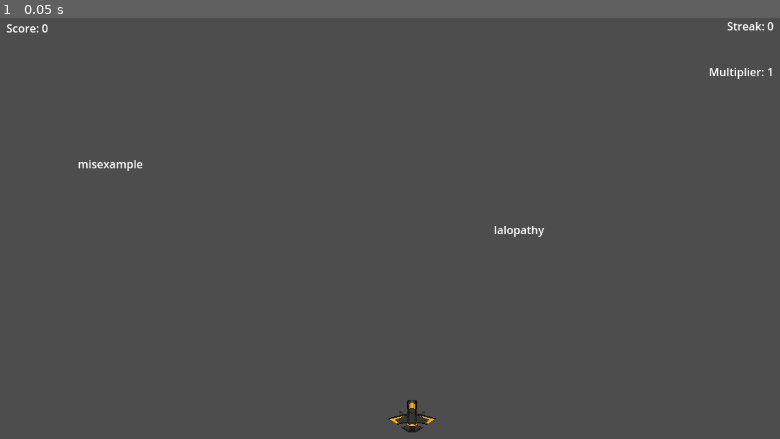
Above: before the commit, frame 1.
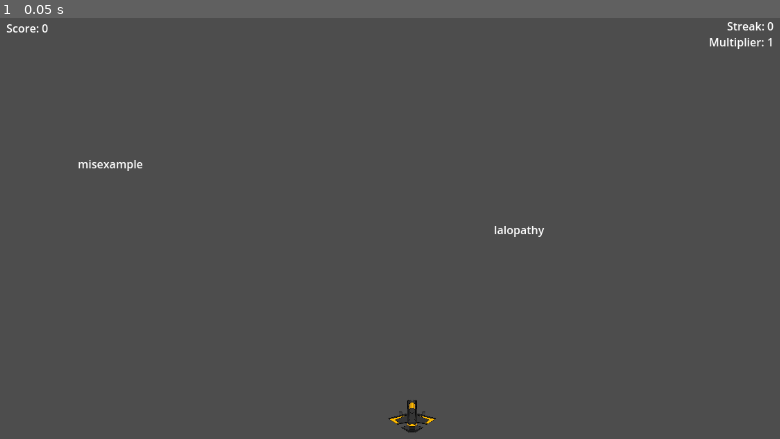
Above: after the commit, the same moment.

Repository: emilabraham/SimpleType
Game: Godot game, scene res://main.tscn
The game is run twice, just before and just after one commit, with the same random seed, the same clock (stepped at 60 frames per second) and the same inputs. The engine's default icon, where the game draws it, is replaced by a stand-in: a white triangle on a blue panel in a dark square.
Inputs:
- Up to frame 1 (0.05 s): no input

The runs differ from the first frame. In frame 1, 0.2% of the frame differs, in the area x 91-99%, y 4-15%.

Commit message:
move multiplier

Diff:
--- a/hud.tscn
+++ b/hud.tscn
@@ -25,17 +25,17 @@
 
 [node name="Multiplier" type="Label" parent="."]
 offset_left = 1112.0
-offset_top = 66.0
+offset_top = 23.0
 offset_right = 1152.0
-offset_bottom = 92.0
+offset_bottom = 49.0
 text = "0"
 script = ExtResource("3_i0b4k")
 
 [node name="MultiplierLabel" type="Label" parent="."]
 offset_left = 1028.0
-offset_top = 66.0
+offset_top = 23.0
 offset_right = 1108.0
-offset_bottom = 92.0
+offset_bottom = 49.0
 text = "Multiplier:"
 
 [node name="Streak" type="Label" parent="."]
